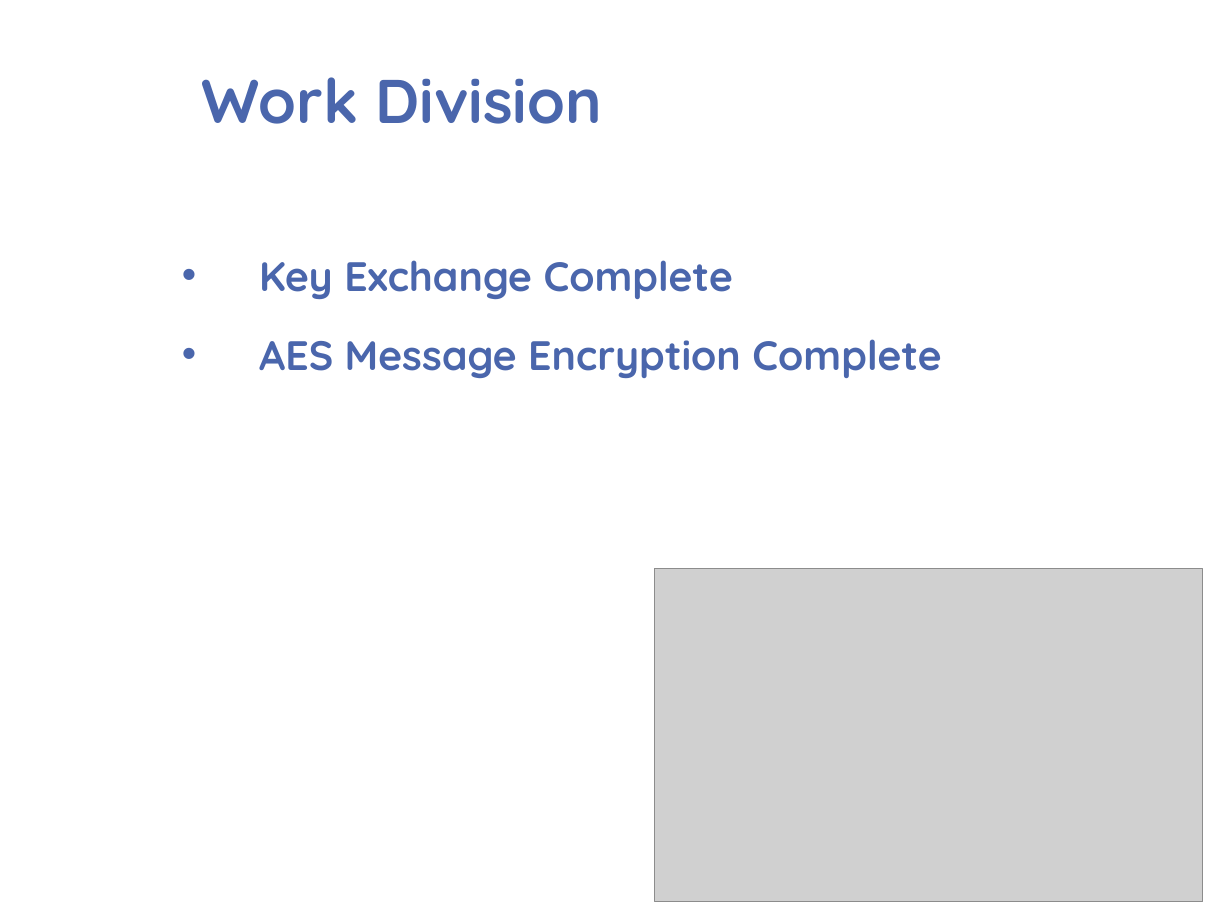
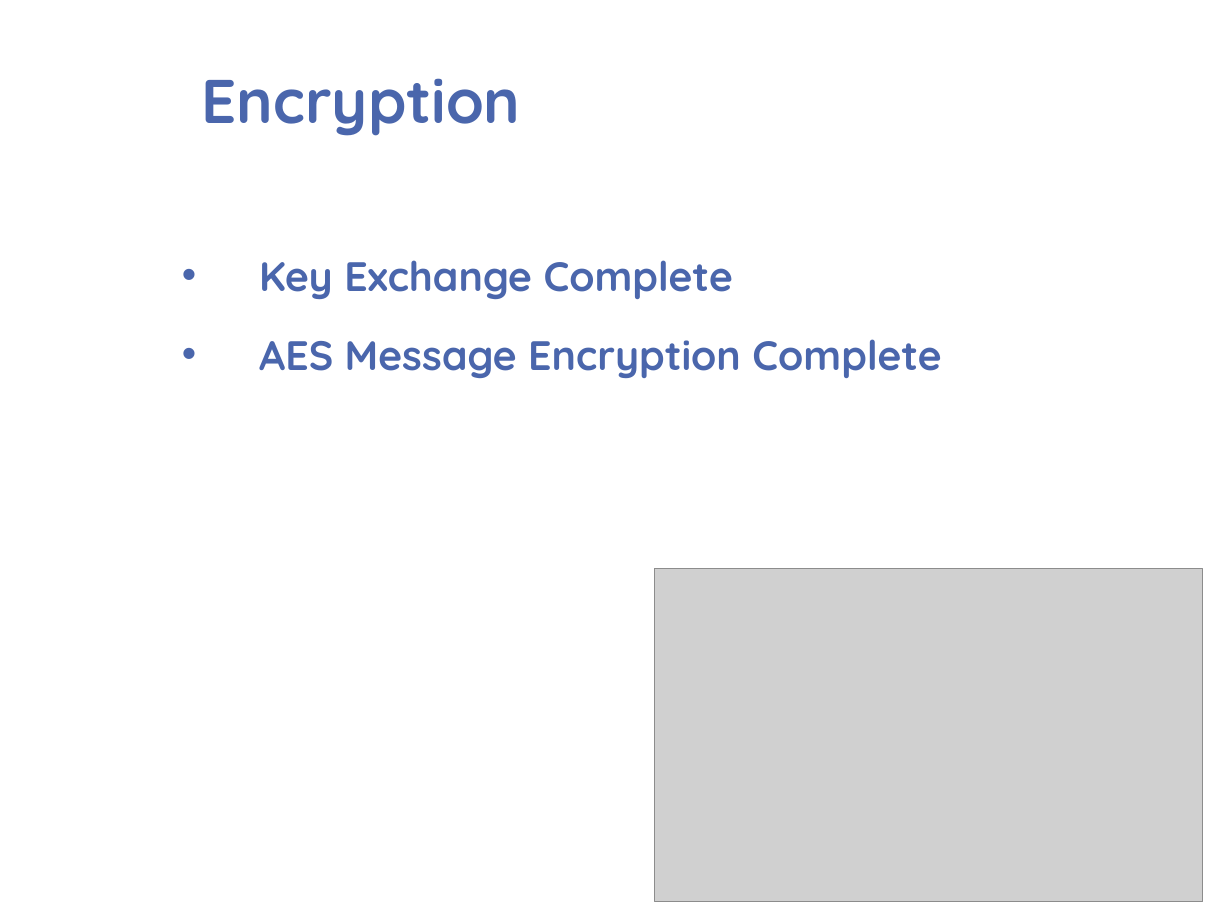
Before and after one commit to psengelke/linphone-android-group-chat, a slide deck: slide 4 of Project Documentation/Demos/Demo 04/Demo 04.pptx. Drawn at 1232x924 pixels with LibreOffice and Linux fonts; fonts in the diff are those of the drawing; grey boxes stand for pictures; background and template pictures are left out. Boxes give left, top, right and bottom in pixels: in the first picture for what was removed or moved away, otherwise in the second. Text is boxed around its words. In the diff, an @@ line names an element or a change of style, - is before the commit and + after.

```diff
--- a/Project Documentation/Demos/Demo 04/Demo 04.pptx
+++ b/Project Documentation/Demos/Demo 04/Demo 04.pptx
@@ title at (201, 78, 520, 136): text changed @@
-Work Division
+Encryption
```
Also in this commit, not shown: 5 other slides changed.
